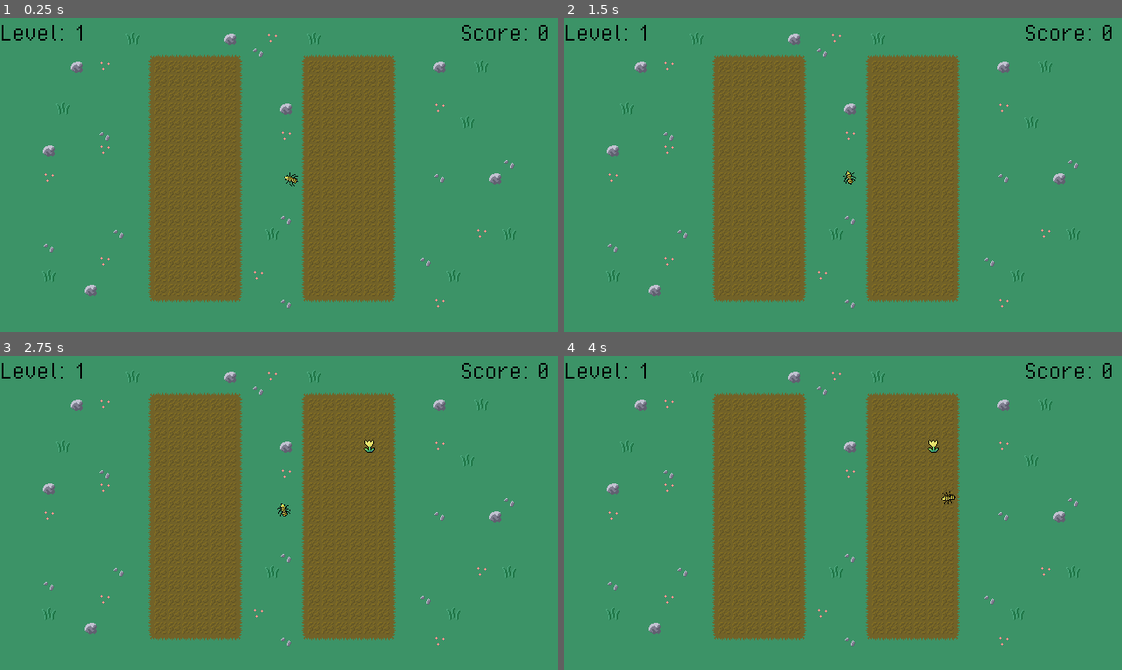
Above: before the commit, frames 1-4 (two rows, left to right).
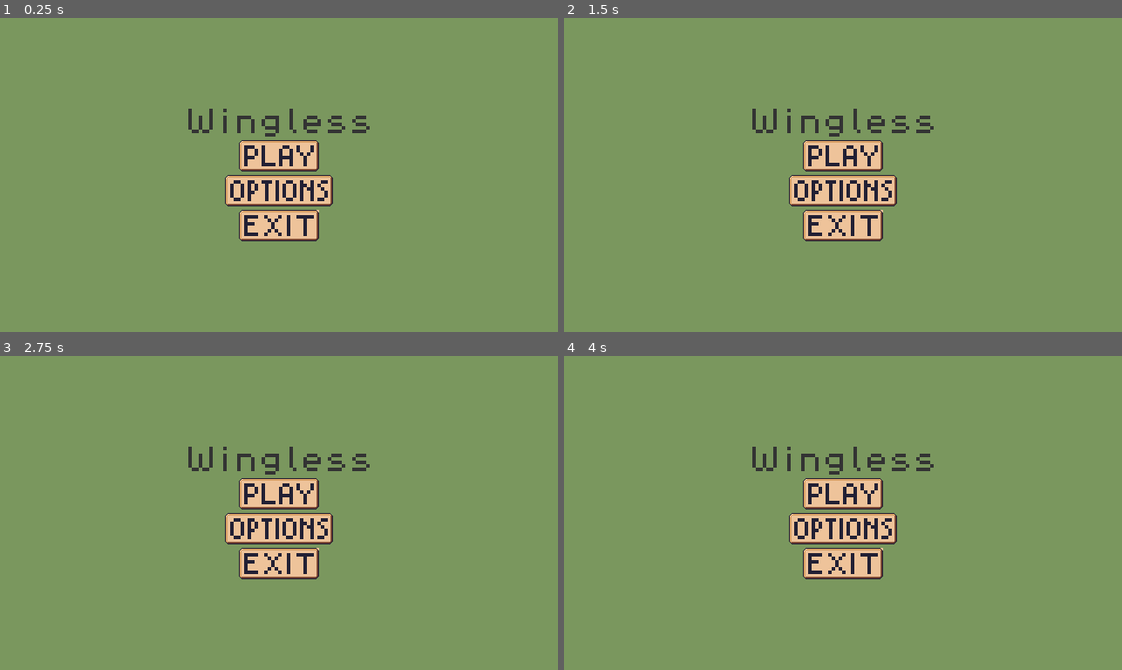
Above: after the commit, the same moments.

Repository: peterakerblom/wingless
Game: Godot game, scene res://scenes/main_menu.tscn
Same seed, same stepped clock (60 frames per second), same inputs: the game is played once before the commit and once after it. Before the commit the project starts from res://scenes/level.tscn.
Inputs (mouse positions are in pixels of both pictures, inside the frame that each line leads up to):
- Up to frame 1 (0.25 s): no input
- Up to frame 2 (1.5 s): click (843, 190) at 0.52 s; click (843, 156) at 1.27 s
- Up to frame 3 (2.75 s): click (279, 494) at 2.02 s
- Up to frame 4 (4 s): move the mouse to (965, 497) at 2.77 s; hold W (move_up) 2.78-3.53 s; move the mouse to (731, 528) at 3.52 s; hold S (move_down) from 3.53 s (still down)

The runs differ from the first frame. In frame 1, 100% of the frame differs, in the area x 0-100%, y 0-100%; in frame 2, 100%; in frame 3, 100%; in frame 4, 100%.

Commit message:
main menu and ui

Diff:
--- a/project.godot
+++ b/project.godot
@@ -11,7 +11,7 @@
 [application]
 
 config/name="Wingless"
-run/main_scene="res://scenes/level.tscn"
+run/main_scene="res://scenes/main_menu.tscn"
 config/features=PackedStringArray("4.3", "Forward Plus")
 config/icon="res://icon.svg"
 
--- /dev/null
+++ b/scenes/main_menu.tscn
@@ -0,0 +1,71 @@
+[gd_scene load_steps=7 format=3 uid="uid://d1ess2s6s6qw0"]
+
+[ext_resource type="Script" path="res://scripts/main_menu.gd" id="1_a0ov7"]
+[ext_resource type="FontFile" uid="uid://bvdstvvdxjx5e" path="res://assets/fonts/PixelOperator/PixelOperator8.ttf" id="1_suxte"]
+[ext_resource type="Texture2D" uid="uid://c0e5ujhyph8ah" path="res://assets/play_btn_640_360.png" id="3_0j4pj"]
+[ext_resource type="Texture2D" uid="uid://ba6bjtxso8myd" path="res://assets/options_btn_640_360.png" id="4_xrgab"]
+[ext_resource type="Texture2D" uid="uid://c2m177eb7ephb" path="res://assets/exit_btn_640_360.png" id="5_aavmp"]
+
+[sub_resource type="LabelSettings" id="LabelSettings_pmsv1"]
+font = ExtResource("1_suxte")
+font_size = 32
+font_color = Color(0.201527, 0.201527, 0.201527, 1)
+
+[node name="MainMenu" type="Control"]
+layout_mode = 3
+anchors_preset = 15
+anchor_right = 1.0
+anchor_bottom = 1.0
+grow_horizontal = 2
+grow_vertical = 2
+script = ExtResource("1_a0ov7")
+
+[node name="ColorRect" type="ColorRect" parent="."]
+layout_mode = 1
+anchors_preset = 15
+anchor_right = 1.0
+anchor_bottom = 1.0
+grow_horizontal = 2
+grow_vertical = 2
+color = Color(0.479245, 0.592416, 0.369212, 1)
+
+[node name="VBoxContainer" type="VBoxContainer" parent="."]
+layout_mode = 1
+anchors_preset = 8
+anchor_left = 0.5
+anchor_top = 0.5
+anchor_right = 0.5
+anchor_bottom = 0.5
+offset_left = -20.0
+offset_top = -20.0
+offset_right = 20.0
+offset_bottom = 20.0
+grow_horizontal = 2
+grow_vertical = 2
+
+[node name="Label" type="Label" parent="VBoxContainer"]
+texture_filter = 1
+layout_mode = 2
+text = "Wingless"
+label_settings = SubResource("LabelSettings_pmsv1")
+
+[node name="TextureButtonPlay" type="TextureButton" parent="VBoxContainer"]
+layout_mode = 2
+size_flags_horizontal = 4
+size_flags_vertical = 4
+texture_normal = ExtResource("3_0j4pj")
+stretch_mode = 3
+
+[node name="TextureButtonOptions" type="TextureButton" parent="VBoxContainer"]
+layout_mode = 2
+size_flags_horizontal = 4
+size_flags_vertical = 4
+texture_normal = ExtResource("4_xrgab")
+stretch_mode = 3
+
+[node name="TextureButtonExit" type="TextureButton" parent="VBoxContainer"]
+layout_mode = 2
+size_flags_horizontal = 4
+size_flags_vertical = 4
+texture_normal = ExtResource("5_aavmp")
+stretch_mode = 3
--- /dev/null
+++ b/scripts/main_menu.gd
@@ -0,0 +1,15 @@
+extends Control
+
+
+# Called when the node enters the scene tree for the first time.
+func _ready() -> void:
+	pass # Replace with function body.
+
+
+# Called every frame. 'delta' is the elapsed time since the previous frame.
+func _process(delta: float) -> void:
+	pass
+
+
+func _on_play_button_pressed() -> void:
+	print_debug("PLAYING")
Binary file added: assets/exit_btn_640_360.png
Not shown, added: assets/exit_btn_640_360.png.import
Binary file added: assets/options_btn_640_360.png
Not shown, added: assets/options_btn_640_360.png.import
Binary file added: assets/play_btn_640_360.png
Not shown, added: assets/play_btn_640_360.png.import
Binary file added: assets/ui/exit_btn_32.aseprite
Binary file added: assets/ui/options_btn_32.aseprite
Binary file added: assets/ui/play_btn_32.aseprite
